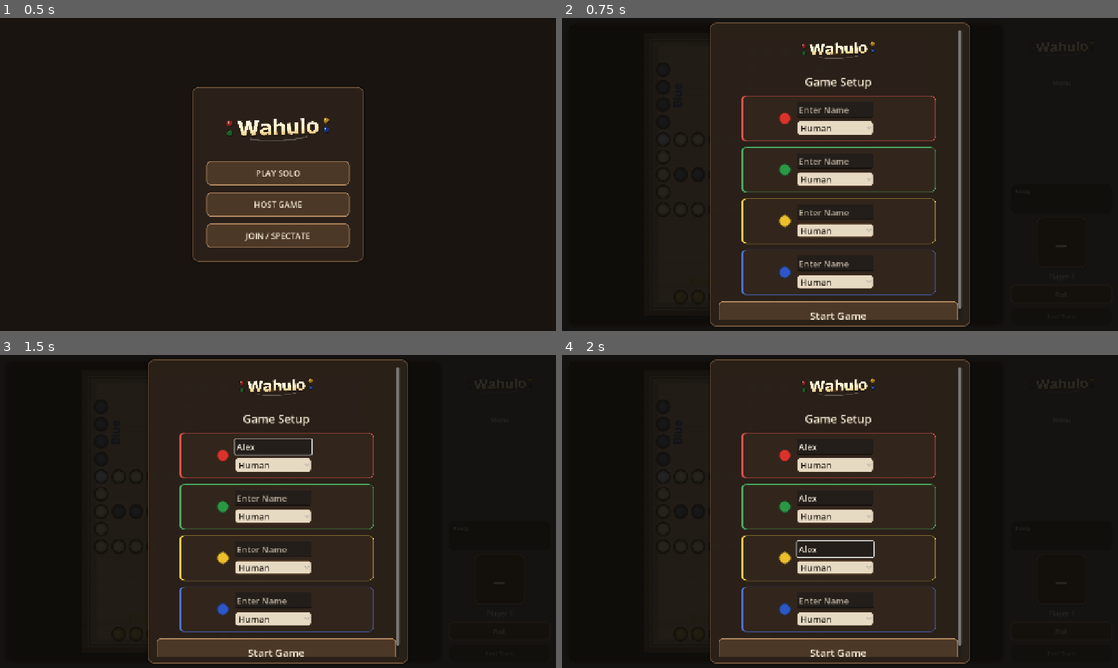
Above: before the commit, frames 1-4 (two rows, left to right).
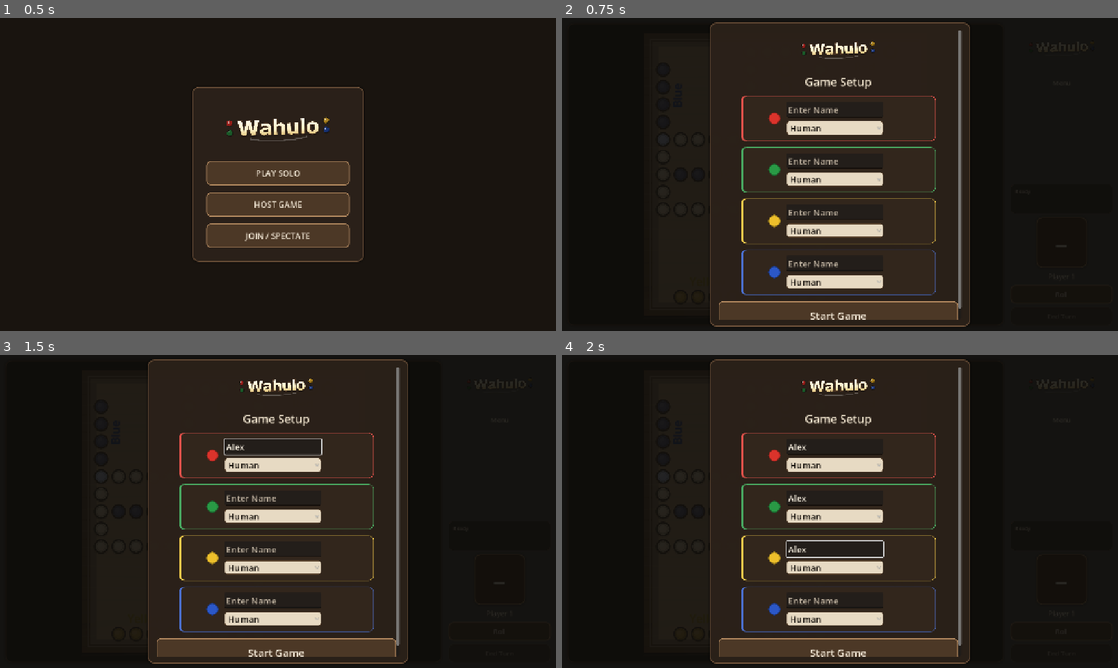
Above: after the commit, the same moments.

Repository: ItsTheMcCoy/wahoo-app
Game: Godot game, scene res://scenes/HomeScreen.tscn
The game is run twice, just before and just after one commit, with the same random seed, the same clock (stepped at 60 frames per second) and the same inputs.
Inputs (mouse positions are in pixels of both pictures, inside the frame that each line leads up to):
- Up to frame 1 (0.5 s): no input
- Up to frame 2 (0.75 s): click "PLAY SOLO" at 0.5 s
- Up to frame 3 (1.5 s): click (272, 445) at 1.27 s; type "Alex" at 1.35 s
- Up to frame 4 (2 s): click (834, 498) at 1.5 s; type "Alex" at 1.58 s; click (834, 549) at 1.73 s; type "Alex" at 1.82 s

Frame 1 is identical in both runs. In frame 2, 2.0% of the frame differs, in the area x 37-58%, y 28-87%; in frame 3, 2.0%; in frame 4, 1.9%.

Commit message:
Fix: decouple name_w from card_w so field widths are unchanged
name_interior_w still uses the full panel-based formula so narrowing
the player cards does not shrink the name field or profile picker.

Co-Authored-By: Claude Sonnet 4.6 <noreply@anthropic.com>

Diff:
--- a/godot/scripts/main.gd
+++ b/godot/scripts/main.gd
@@ -731,13 +731,14 @@
 
 	var card_pad      := roundi(14.0 * ui_scale)
 	var card_w        := roundi((panel_w - 2.0 * hpad) * 0.80)
-	var card_interior_w := card_w - 2 * card_pad
+	# name_w derives from the full panel interior so card narrowing doesn't affect field widths
+	var name_interior_w := roundi(panel_w) - 2 * hpad - 2 * 14
 
 	var dot_size      := roundi(28.0 * ui_scale)
 	var option_height := roundi(32.0 * ui_scale)
 	var name_height   := roundi(31.0 * ui_scale)
 	var header_sep    := roundi(14.0 * ui_scale)
-	var name_w        := maxi(roundi(card_interior_w * 0.42), roundi(68.0 * ui_scale))
+	var name_w        := maxi(roundi(name_interior_w * 0.42), roundi(68.0 * ui_scale))
 	var field_font    := roundi(20.0 * ui_scale)
 	var right_col_sep := roundi(8.0 * ui_scale)
 
Not shown, changed: godot/build/web/index.html
Not shown, changed: godot/build/web/index.pck
